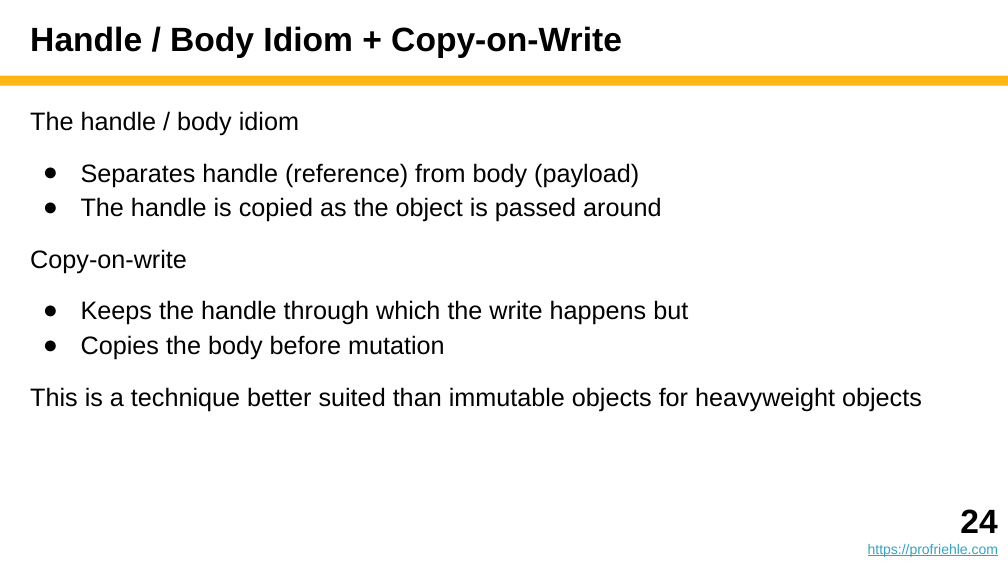
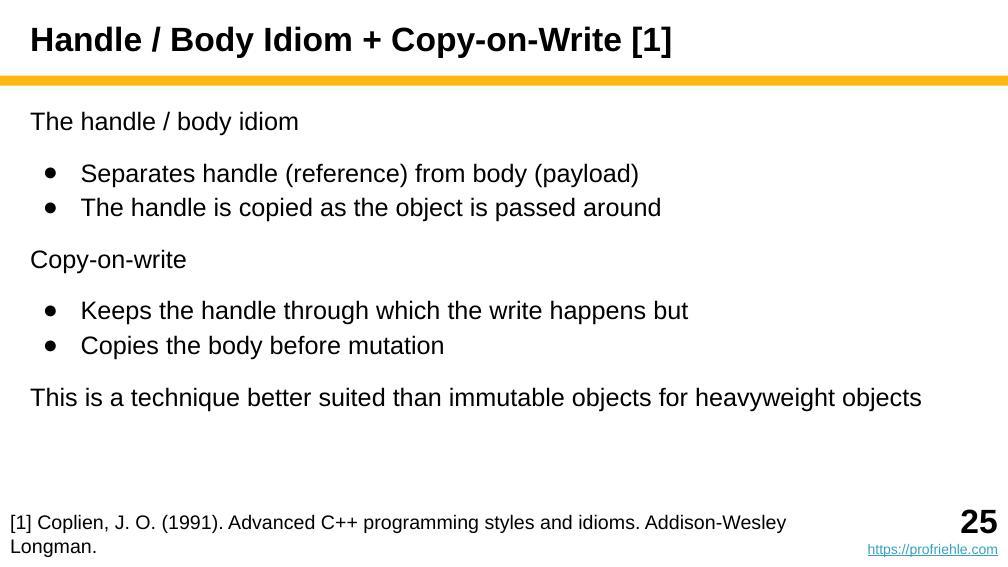
Before and after one commit to dirkriehle/adap-course, a slide deck: slide 25 of Lecture slides/ADAP B06 - Value Objects.pptx (slide 24 before the commit). Drawn at 1008x567 pixels with LibreOffice and Linux fonts; fonts in the diff are those of the drawing. Boxes give left, top, right and bottom in pixels: in the first picture for what was removed or moved away, otherwise in the second. Text is boxed around its words. In the diff, an @@ line names an element or a change of style, - is before the commit and + after.

```diff
--- a/Lecture slides/ADAP B06 - Value Objects.pptx
+++ b/Lecture slides/ADAP B06 - Value Objects.pptx
@@ title at [30,26,672,58]: text changed @@
-Handle / Body Idiom + Copy-on-Write
+Handle / Body Idiom + Copy-on-Write [1]
@@ text at [960,509,997,534]: text changed @@
-24
+25
@@ text added at [10,514,786,557], 14 pt, text #000000 @@
+[1] Coplien, J. O. (1991). Advanced C++ programming styles and idioms. Addison-Wesley Longman.
```
Also in this commit, not shown: 7 other slides changed, 1 slide added, 1 other file.
